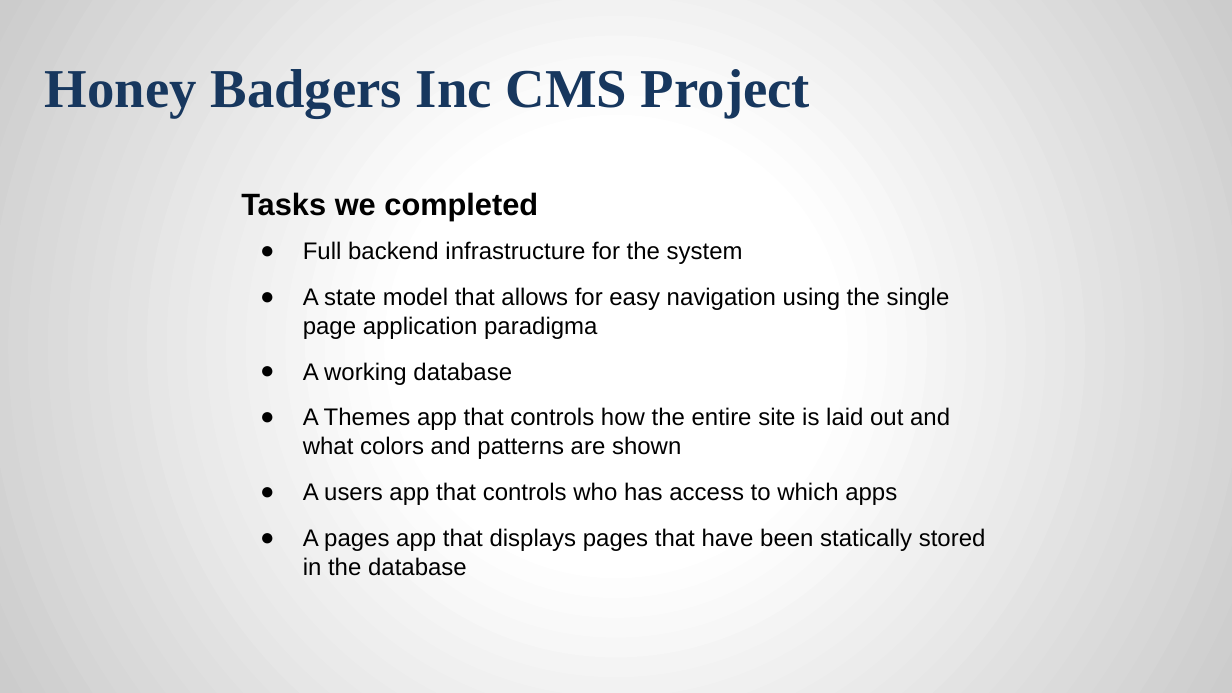
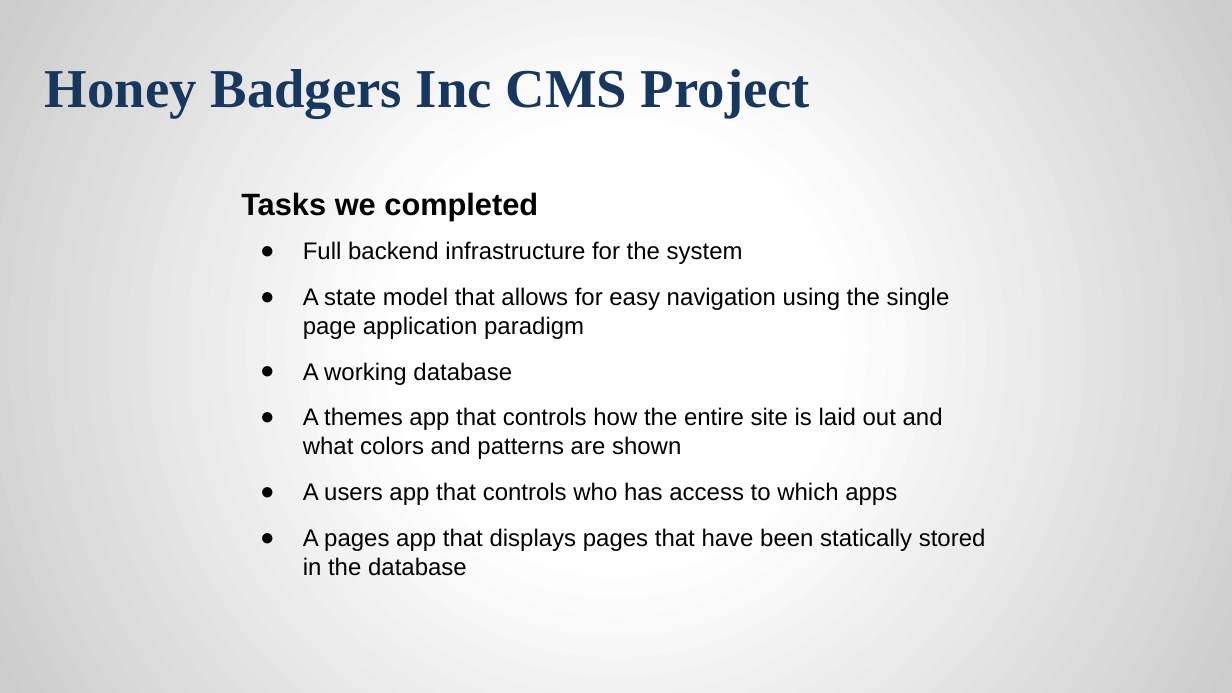
Before and after one commit to jcriquet/FantomCMS, a slide deck: slide 5 of doc/HoneyBadgersFinalPresentation.pptx (slide 4 before the commit). Drawn at 1232x693 pixels with LibreOffice and Linux fonts; fonts in the diff are those of the drawing; background and template pictures are left out. Boxes give left, top, right and bottom in pixels: in the first picture for what was removed or moved away, otherwise in the second. Text is boxed around its words. In the diff, an @@ line names an element or a change of style, - is before the commit and + after.

Commit message:
updated version of the final presentation

```diff
--- a/doc/HoneyBadgersFinalPresentation.pptx
+++ b/doc/HoneyBadgersFinalPresentation.pptx
@@ text at <box>303,287,950,339</box>: text changed @@
-● A state model that allows for easy navigation using the single page application paradigma
+● A state model that allows for easy navigation using the single page application paradigm
@@ text at <box>303,407,943,459</box>: text changed @@
-● A Themes app that controls how the entire site is laid out and what colors and patterns are shown
+● A themes app that controls how the entire site is laid out and what colors and patterns are shown
```
Also in this commit, not shown: 3 other slides changed, 1 slide added, 1 other file.
